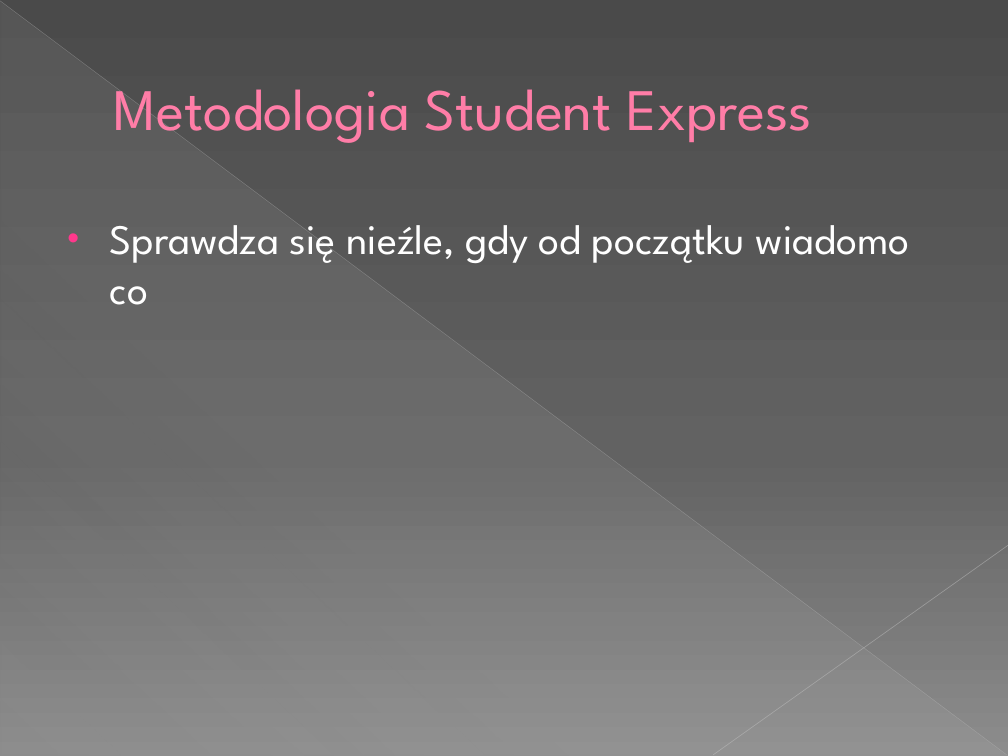
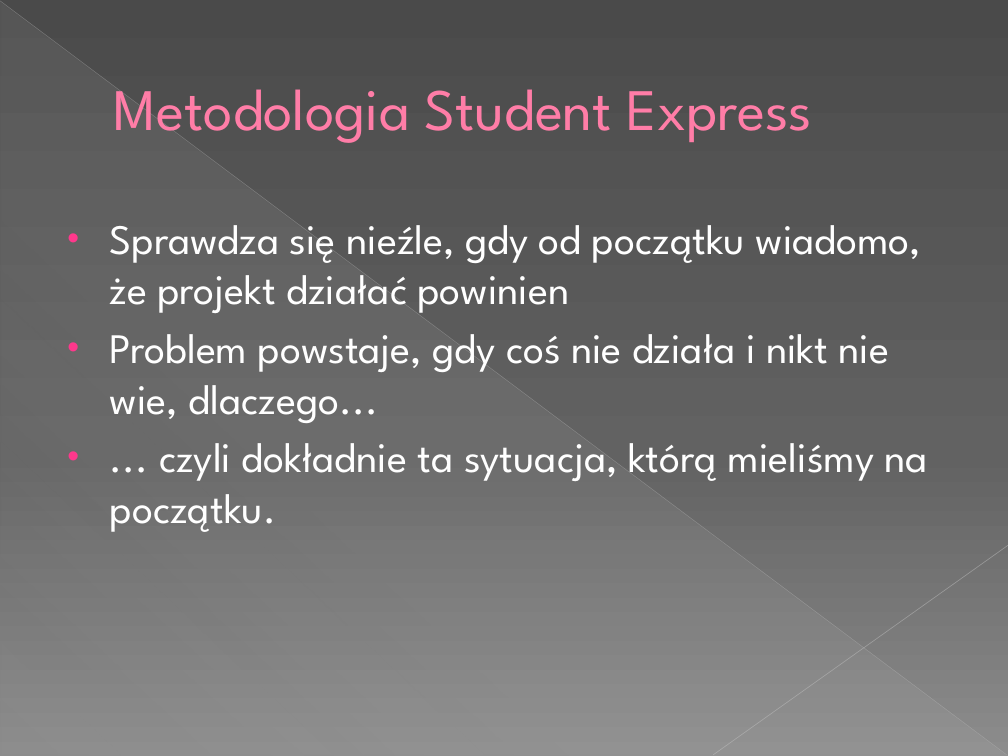
Before and after one commit to tMaxx/docspin, a slide deck: slide 4 of prez/112 Aplikacja do zarządzania obiegiem dokumentów.pptx. Drawn at 1008x756 pixels with LibreOffice and Linux fonts; fonts in the diff are those of the drawing. Boxes give left, top, right and bottom in pixels: in the first picture for what was removed or moved away, otherwise in the second. Text is boxed around its words. In the diff, an @@ line names an element or a change of style, - is before the commit and + after.

```diff
--- a/prez/112 Aplikacja do zarządzania obiegiem dokumentów.pptx
+++ b/prez/112 Aplikacja do zarządzania obiegiem dokumentów.pptx
@@ text at (x1=110, y1=225, x2=927, y2=532): text changed @@
-• Sprawdza się nieźle, gdy od początku wiadomo co
+• Sprawdza się nieźle, gdy od początku wiadomo, że projekt działać powinien
+• Problem powstaje, gdy coś nie działa i nikt nie wie, dlaczego...
+• ... czyli dokładnie ta sytuacja, którą mieliśmy na początku.
```
Also in this commit, not shown: 16 slides added, 2 slides removed.
